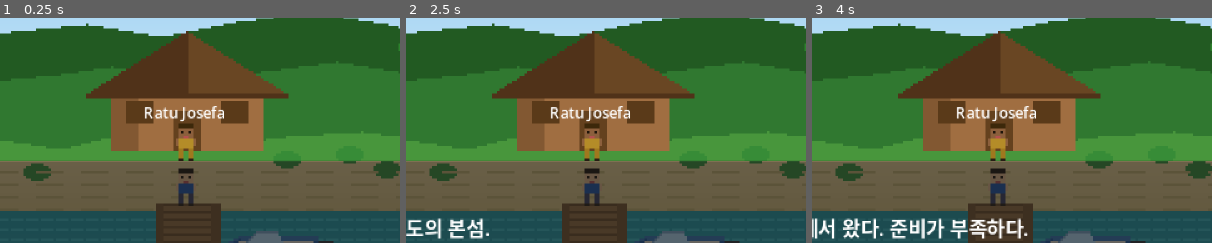
Above: before the commit, frames 1-3 (left to right).
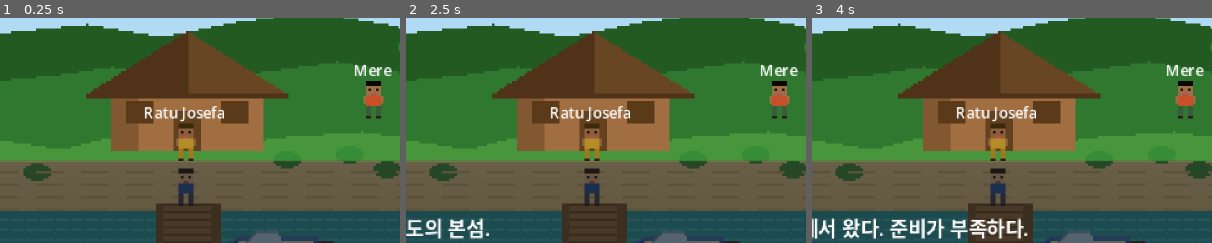
Above: after the commit, the same moments.

Repository: amnotyoung/idc-game
Game: Godot game, scene res://scenes/world/naitamba_island.tscn
Same seed, same stepped clock (60 frames per second), same inputs: the game is played once before the commit and once after it. This scene is started directly instead of the project's main scene.
Inputs:
- Up to frame 1 (0.25 s): no input
- Up to frame 2 (2.5 s): tap Enter (ui_accept) at 0.5, 0.77, 2, 2.27 s; hold Right (ui_right) 0.53-1.25 s; tap Q at 0.6, 2.1 s; click "이전(q)" at 1.25 s; hold Down (ui_down) from 2.03 s (still down)
- Up to frame 3 (4 s): tap Enter (ui_accept) at 2.75, 3.5, 3.77 s; release Down (ui_down) at 2.78 s; hold Right (ui_right) 2.78-3.53 s; tap Q at 2.85, 3.6 s; hold Up (ui_up) from 3.53 s (still down)
The pictures show only the part of the screen within x 27-77%, y 13-63%; the shares and areas given below are measured in that part.

The runs differ from the first frame. In frame 1, 0.9% of the frame differs, in the area x 88-98%, y 20-45%; in frame 2, 0.9%; in frame 3, 0.9%.

Commit message:
auto: update naitamba_island.tscn
Co-Authored-By: Claude Opus 4.6 (1M context) <noreply@anthropic.com>

Diff:
--- a/scenes/world/naitamba_island.tscn
+++ b/scenes/world/naitamba_island.tscn
@@ -141,6 +141,31 @@
 theme_override_font_sizes/font_size = 6
 horizontal_alignment = 1
 
+; ─── NPC: Mere (현장 조사 중) ───
+[node name="Mere" type="CharacterBody2D" parent="."]
+position = Vector2(235, 95)
+script = ExtResource("2")
+npc_id = "mere"
+dialogue_id = "ch3_mere_first"
+
+[node name="Sprite" type="Sprite2D" parent="Mere"]
+texture = ExtResource("mere_tex")
+region_enabled = true
+region_rect = Rect2(0, 0, 16, 16)
+texture_filter = 1
+
+[node name="CollisionShape2D" type="CollisionShape2D" parent="Mere"]
+shape = SubResource("mere_col")
+
+[node name="NameTag" type="Label" parent="Mere"]
+offset_left = -15.0
+offset_top = -16.0
+offset_right = 15.0
+offset_bottom = -6.0
+text = "Mere"
+theme_override_font_sizes/font_size = 6
+horizontal_alignment = 1
+
 ; ─── 플레이어 ───
 [node name="Player" type="CharacterBody2D" parent="."]
 position = Vector2(160, 130)
